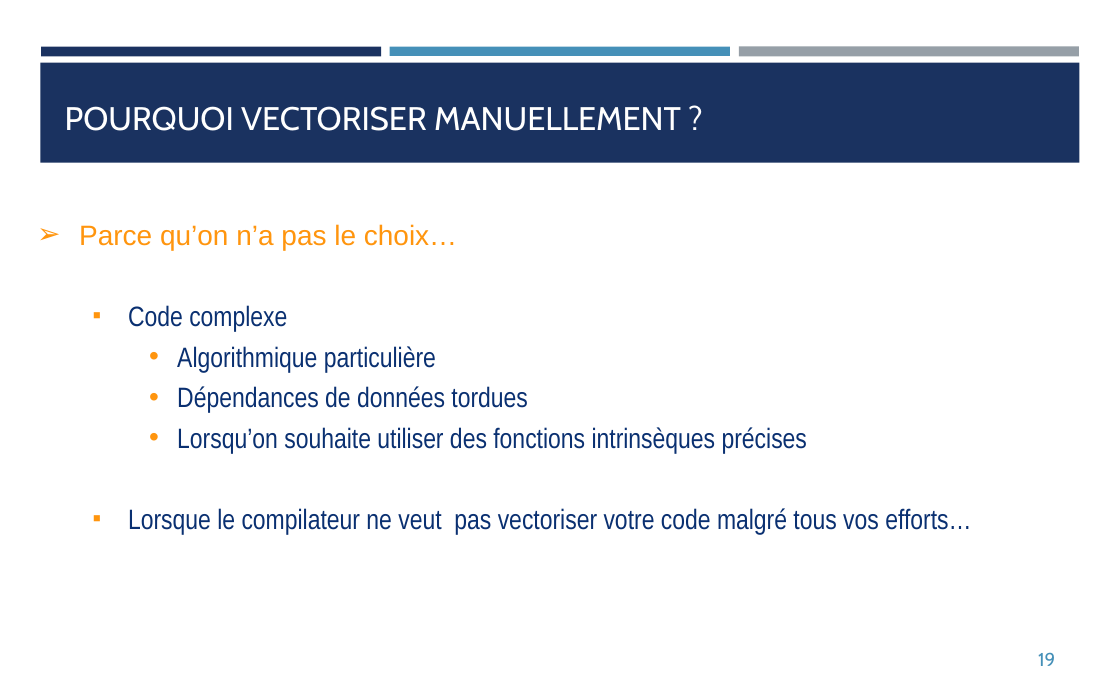
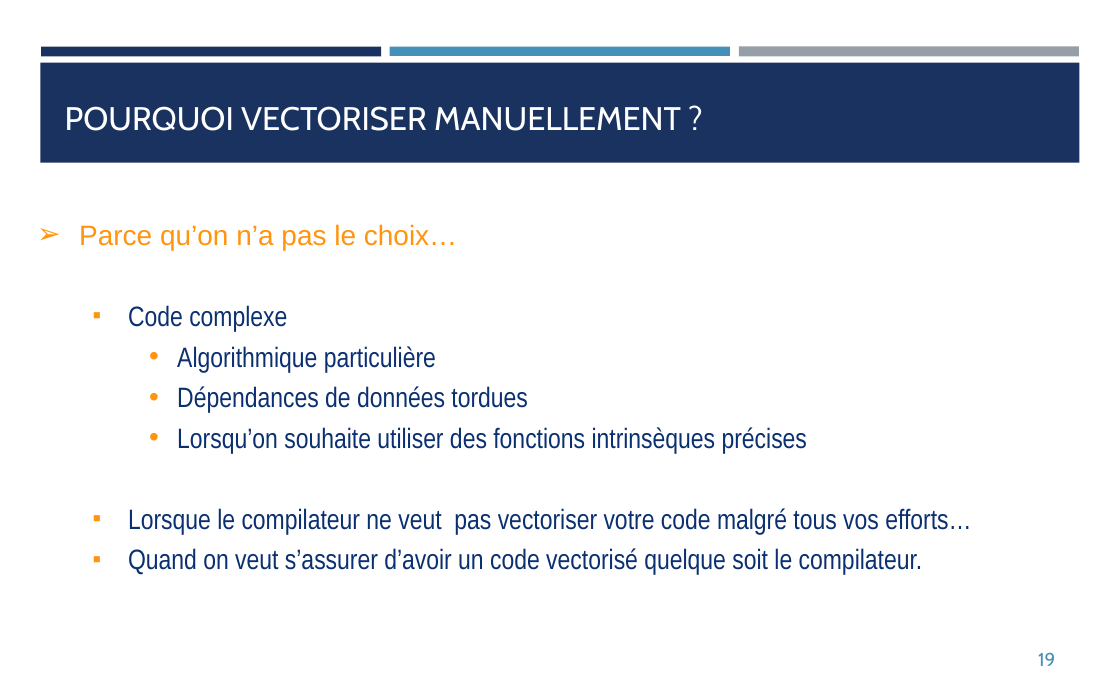
Before and after one commit to franckginguene/hpc_formation_scalian, a slide deck: slide 19 of Diapos/HPC_SIMD.pptx. Drawn at 1120x700 pixels with LibreOffice and Linux fonts; fonts in the diff are those of the drawing. Boxes give left, top, right and bottom in pixels: in the first picture for what was removed or moved away, otherwise in the second. Text is boxed around its words. In the diff, an @@ line names an element or a change of style, - is before the commit and + after.

```diff
--- a/Diapos/HPC_SIMD.pptx
+++ b/Diapos/HPC_SIMD.pptx
@@ text at bbox=[128, 548, 923, 575]: paragraph added @@
+  ■ Quand on veut s’assurer d’avoir un code vectorisé quelque soit le compilateur.
```
Also in this commit, not shown: 6 other slides changed, 3 other files.
